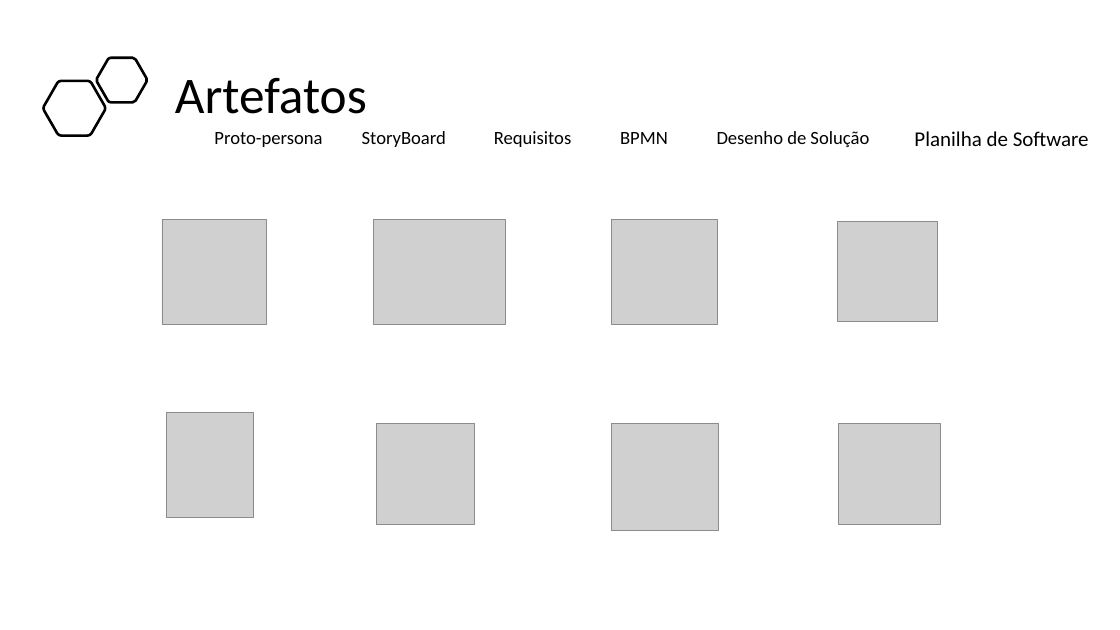
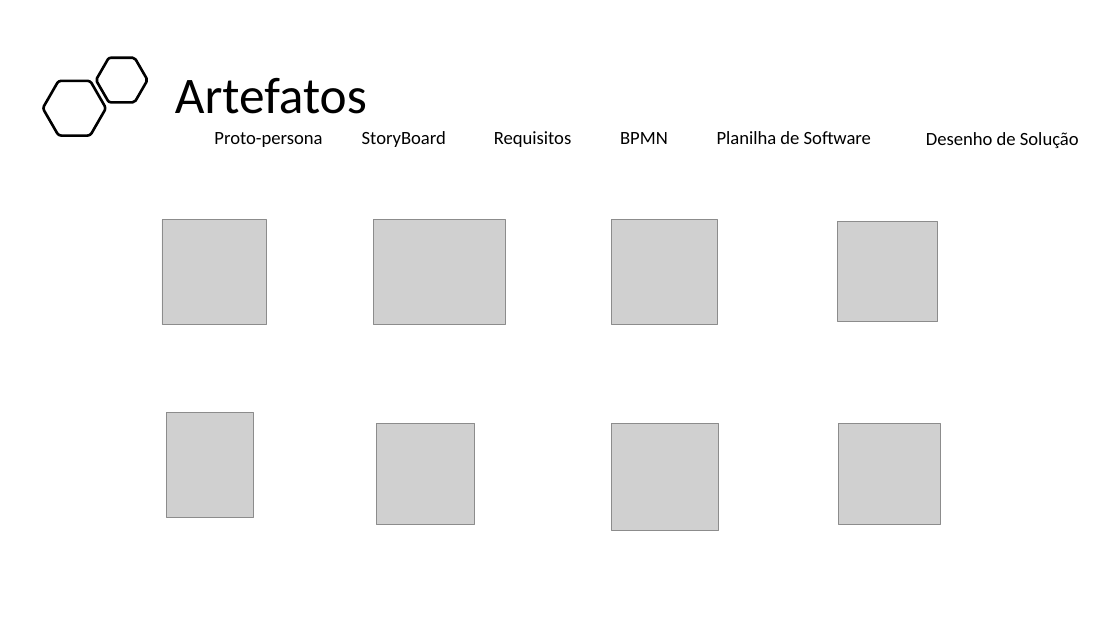
Before and after one commit to BandTec/project-hunter, a slide deck: slide 5 of Documentação/Apresentação - Sprint 3.pptx. Drawn at 1120x630 pixels with LibreOffice and Linux fonts; fonts in the diff are those of the drawing; grey boxes stand for pictures. Boxes give left, top, right and bottom in pixels: in the first picture for what was removed or moved away, otherwise in the second. Text is boxed around its words. In the diff, an @@ line names an element or a change of style, - is before the commit and + after.

```diff
--- a/Documentação/Apresentação - Sprint 3.pptx
+++ b/Documentação/Apresentação - Sprint 3.pptx
@@ text "Planilha de Software": place and size @@
-text "Planilha de Software" at box(914, 131, 1089, 146)
+text "Planilha de Software" at box(717, 131, 871, 144)
@@ text "Planilha de Software" at box(717, 131, 871, 144): size 18 to 16 pt @@
@@ text "Desenho de Solução": place and size @@
-text "Desenho de Solução" at box(717, 131, 869, 147)
+text "Desenho de Solução" at box(926, 132, 1079, 148)
```
Also in this commit, not shown: 4 other slides changed, 1 slide added, 2 other files.
